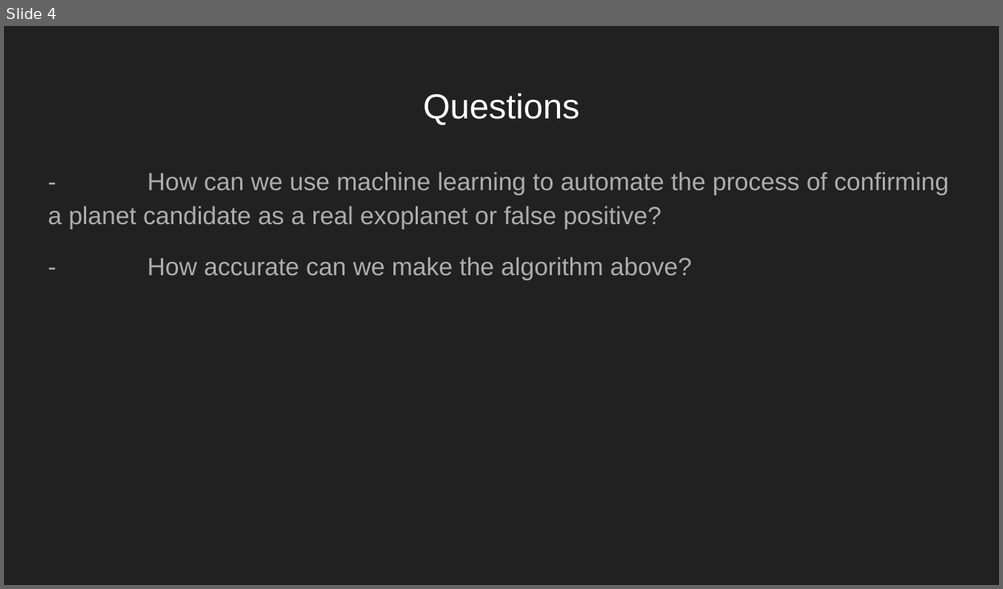
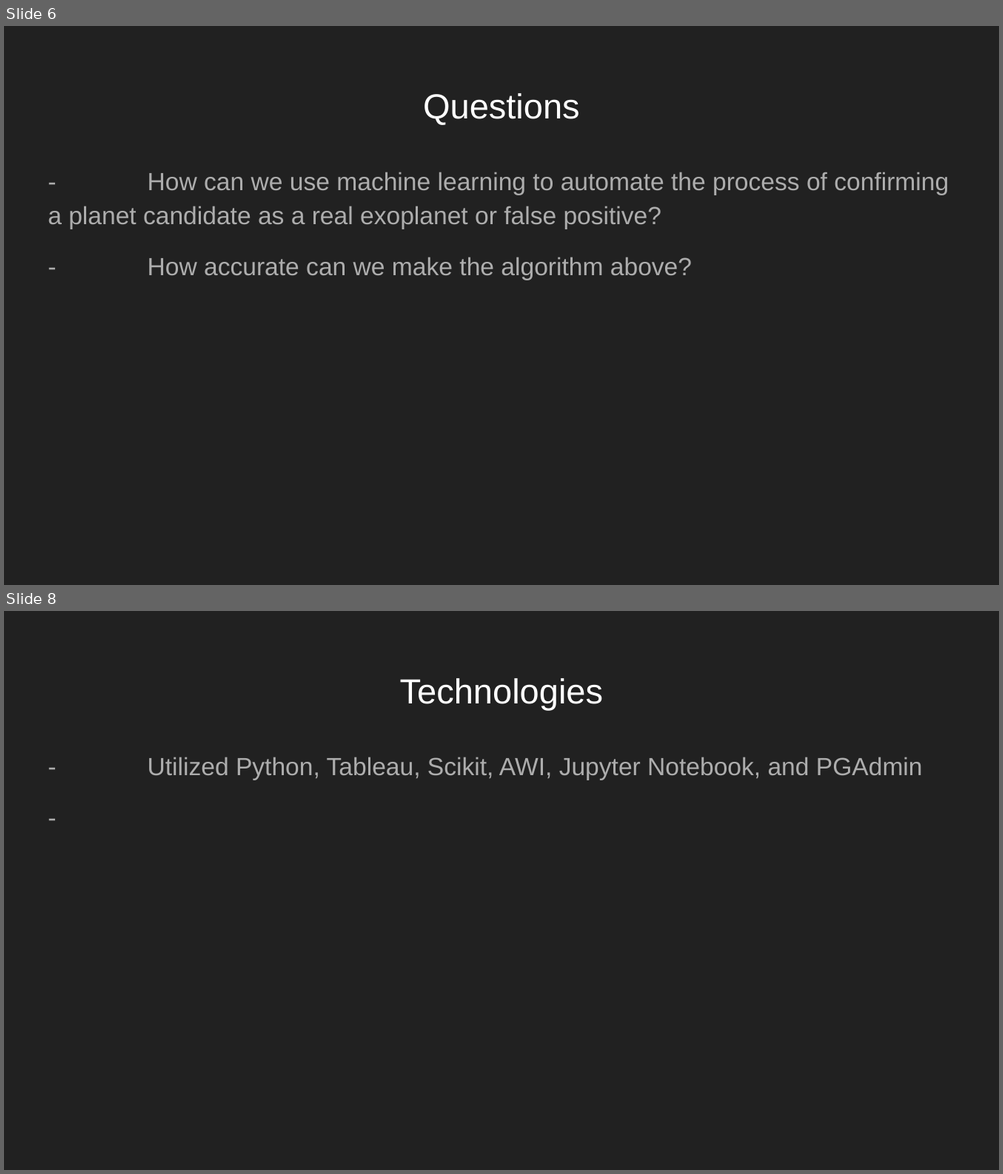
Before and after one commit to psidhu42/Group-3-NASA-Exoplanets, a slide deck: resources/powerpoints/NASAExoplanets (1).pptx. Shown one above the other, each under a label of ours: slide 4 before the commit, slides 6 and 8 after it; the slides between them are not shown. The pictures are 1003x589 and 1003x1174 pixels, drawn with LibreOffice and Linux fonts; fonts in the diff are those of the drawing. Boxes give left, top, right and bottom in pixels: in the first picture for what was removed or moved away, otherwise in the second. Text is boxed around its words. In the diff, an @@ line names an element or a change of style, - is before the commit and + after.

```diff
--- a/resources/powerpoints/NASAExoplanets (1).pptx
+++ b/resources/powerpoints/NASAExoplanets (1).pptx
@@ slide 8 added at [4,611,999,1170], background #212121 @@
@@ title added at [400,678,603,710], 25.2 pt, text #FFFFFF @@
+Technologies
@@ text added at [148,757,922,780], 18 pt, text #ADADAD @@
+- Utilized Python, Tableau, Scikit, AWI, Jupyter Notebook, and PGAdmin
+-
@@ what was slide 4 is now slide 6 @@
```
Also in this commit, not shown: 3 slides changed, 4 other slides added, 1 slide removed.
